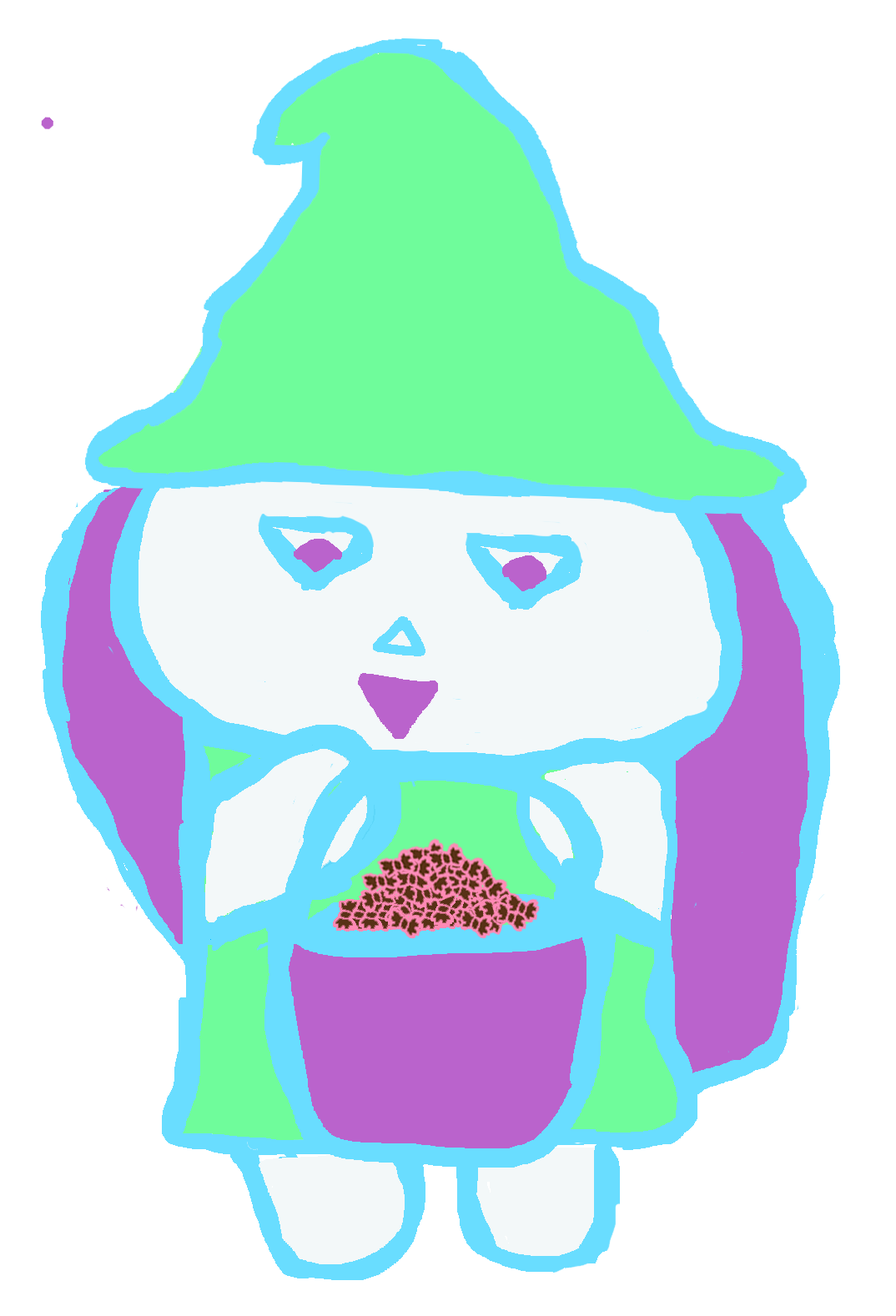
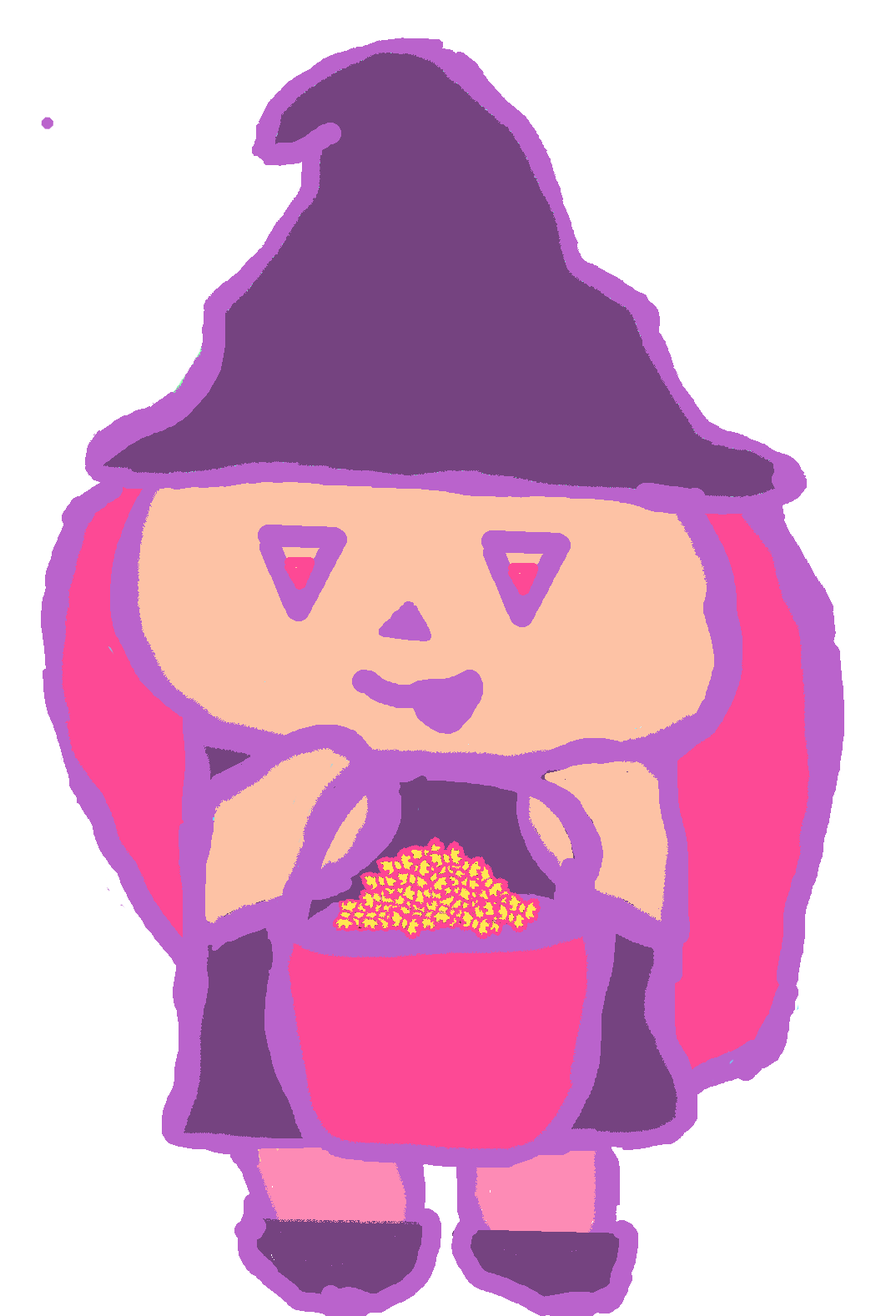
Layers edited between the first and the second (896, 1316) image:
renamed "Eye right" to "new right copy", moved it above "new right", painted on it over left=228, top=520, right=845, bottom=1316
added layer "new right" above "candy copy 19" over left=257, top=524, right=348, bottom=622
painted on "candy copy 19" over left=61, top=122, right=736, bottom=940
painted on "basket" over left=263, top=749, right=616, bottom=1168
painted on "arms" over left=184, top=724, right=678, bottom=1045
painted on "Hat" over left=85, top=37, right=807, bottom=1030
painted on "legs" over left=230, top=1142, right=632, bottom=1309
added layer "mouth" (1st of 2) above "Nose" over left=250, top=669, right=484, bottom=1177
painted on "Nose" over left=372, top=601, right=432, bottom=657
hid "mouth" (2nd of 2) over left=357, top=673, right=438, bottom=740
removed layer "Eye right copy" over left=256, top=501, right=743, bottom=909
painted on "Body, head" over left=110, top=361, right=743, bottom=1156
painted on "Hair" over left=40, top=395, right=845, bottom=1095
